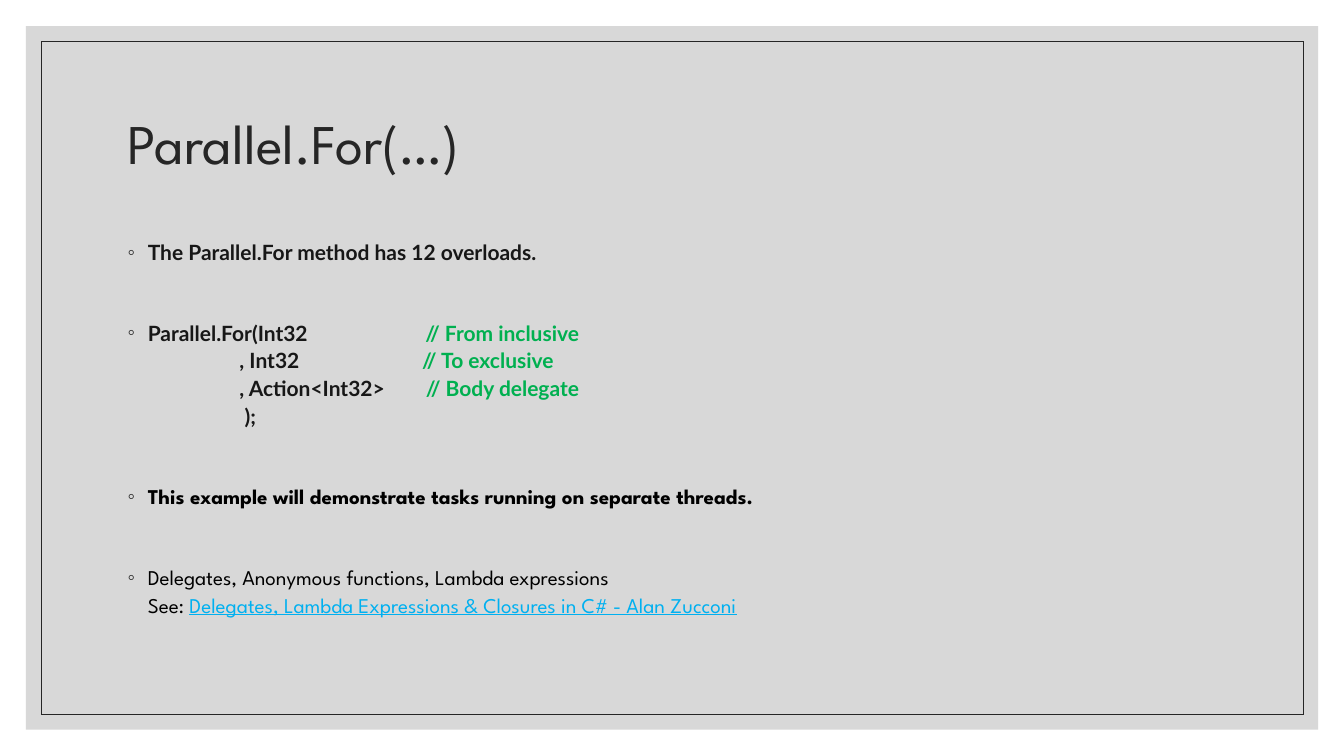
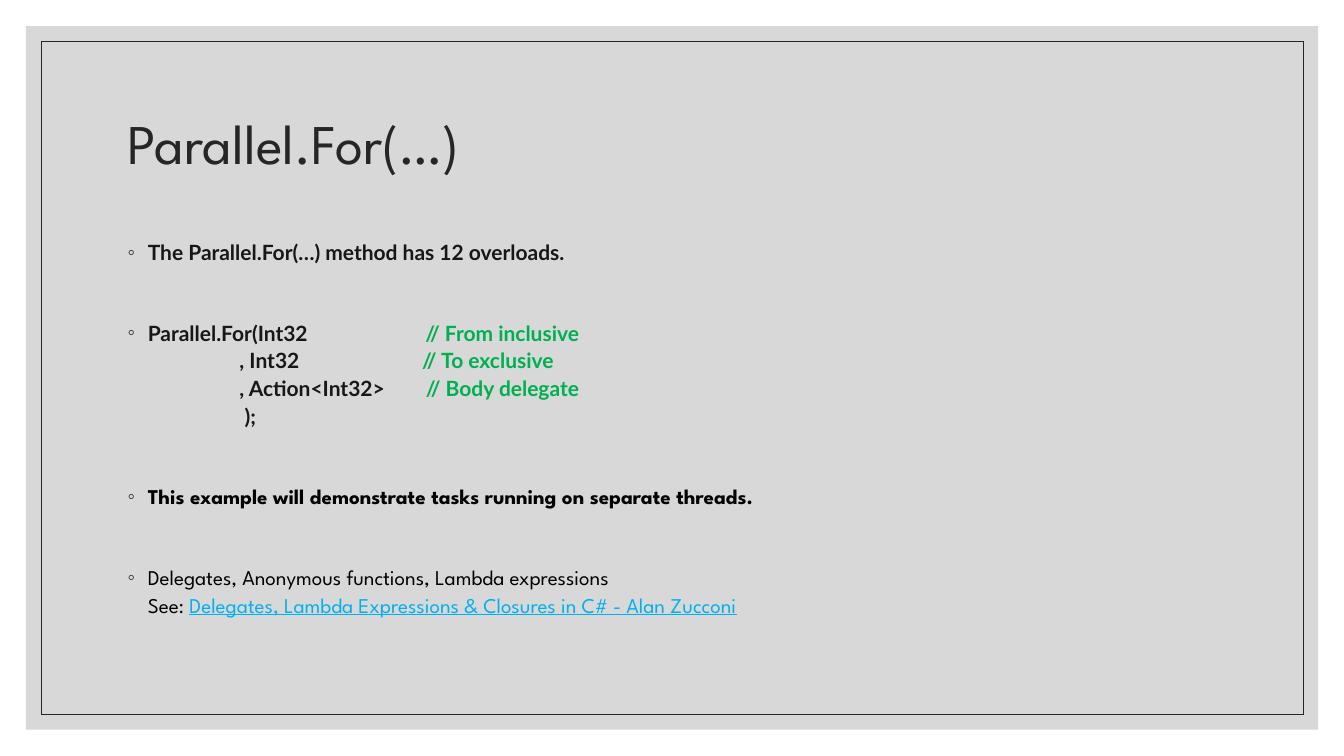
Before and after one commit to belward1/CSC543FinalProject, a slide deck: slide 9 of CSC543FinalProject/CSC 543 - Spring 2021 - Final Project - Bob Elward.pptx. Drawn at 1344x756 pixels with LibreOffice and Linux fonts; fonts in the diff are those of the drawing. Boxes give left, top, right and bottom in pixels: in the first picture for what was removed or moved away, otherwise in the second. Text is boxed around its words. In the diff, an @@ line names an element or a change of style, - is before the commit and + after.

```diff
--- a/CSC543FinalProject/CSC 543 - Spring 2021 - Final Project - Bob Elward.pptx
+++ b/CSC543FinalProject/CSC 543 - Spring 2021 - Final Project - Bob Elward.pptx
@@ text at [148,243,564,263]: text changed @@
-◦ The Parallel.For method has 12 overloads.
+◦ The Parallel.For(…) method has 12 overloads.
```
Also in this commit, not shown: 7 other slides changed, 5 other files.
